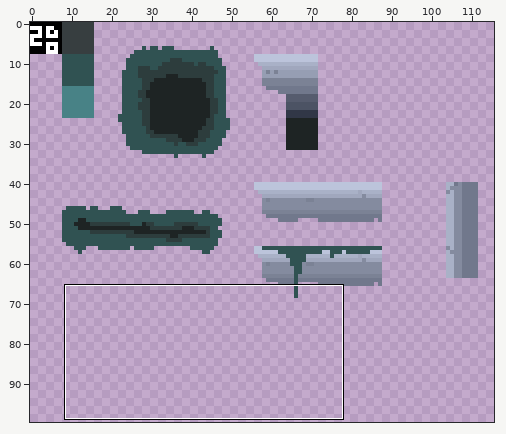
Pixel-art file, stored at scenes/terrain/terrain.aseprite. The picture above shows the old version from afar; the outline marks the close-up.
Close-up. The starting point:
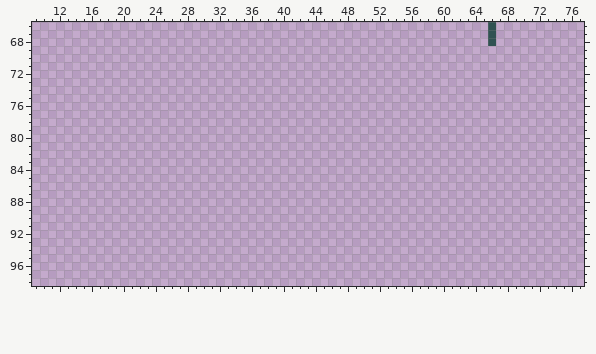
128x128 pixels, 1 frame. Colours within 5 levels of each other are drawn and written as one. Shown: x 9..77, y 66..98. The wide view leaves out empty margins. The commit also changed other parts of the picture, which this record leaves out.
After:
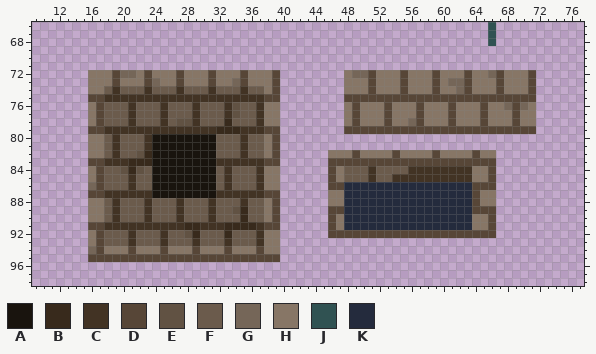
Palette (. is transparent): A #19140e  B #382a1c  C #423324  D #574637  E #615243  F #6b5b4c  G #756658  H #877666  J #305252  K #242b3d
Change:
@@ x 9..77 @@
 71 .....................................................................
-72 .....................................................................
-73 .....................................................................
-74 .....................................................................
-75 .....................................................................
-76 .....................................................................
-77 .....................................................................
-78 .....................................................................
-79 .....................................................................
-80 .....................................................................
-81 .....................................................................
-82 .....................................................................
-83 .....................................................................
-84 .....................................................................
-85 .....................................................................
-86 .....................................................................
-87 .....................................................................
-88 .....................................................................
-89 .....................................................................
-90 .....................................................................
-91 .....................................................................
-92 .....................................................................
-93 .....................................................................
-94 .....................................................................
-95 .....................................................................
+72 .......HHHDGGHDHHHDHHHDHHHDHHHD........HGGDHHHDHHHDHHHDHHGDHHHD......
+73 .......HHHDHHHDGHHDHHHDHHGDHHHD........HHHDHHHDHHHDHGGDHHHDHHHD......
+74 .......HHFCFFFCFFFCFFFCFFFCFFHD........HHHDHHHDHHHDHHGDHHHDHHHD......
+75 .......DDCCCCCCCCCCCCCCCCCCCCDD........DDDDDDDDDDDDDDDDDDDDDDDD......
+76 .......HDFFFCFFFCFFFCFFFCEFFCHH........HDHHHDHHHDHHHDHHHDHHGDGH......
+77 .......HDFFFCFFFCFFFCFFFCEFFCHH........HDHHHDHHHDHHHDHHHDHHHDHH......
+78 .......HDFFFCFFFCFEECFFFBFFFCHH........HDHHHDHHGDHHHDHHHDHHHDHH......
+79 .......DDCCCCCCCCCCCCCCBBBCCCDD........DDDDDDDDDDDDDDDDDDDDDDDD......
+80 .......HHFCFFFCAAAAAAAAFFFCFFHD......................................
+81 .......HHFCFFFCAAAAAAAAFFFCFFHD......................................
+82 .......HHFCFFEBAAAAAAAAFFFCFFHD......HHHDHHHHDHHHHDHHHHDHH...........
+83 .......DDCCCBBBAAAAAAAACCCCCCDD......DDDDDDDDDDDDDDDDDDDDD...........
+84 .......HDFFEBEFAAAAAAAAFCFFFCHH......DHFFFCFFFFCCCCCCCCHHD...........
+85 .......HDFFFCFFAAAAAAAAFCFFFCHH......DHFFFCFFCCCCCCCCCCHHD...........
+86 .......GDFFFCFFAAAAAAAAFCFFFCHH......DDKKKKKKKKKKKKKKKKDDD...........
+87 .......DDCCCCCCAAAAAAAACCCCCCDD......HHKKKKKKKKKKKKKKKKDHH...........
+88 .......HHFCFFFCFFFCFFFCFFFCFFHD......HHKKKKKKKKKKKKKKKKDHH...........
+89 .......HHFCFFFCFFFCFFFCFFEBFFHD......DDKKKKKKKKKKKKKKKKDDD...........
+90 .......HHFCFFFCFFFCFFFCFFFBFFHD......DHKKKKKKKKKKKKKKKKHHD...........
+91 .......DDCCCCCCCCCCBBCCCBBBBCDD......DHKKKKKKKKKKKKKKKKHHD...........
+92 .......HDFFFCFFFCFFEBFFFBFFFCHH......DDDDDDDDDDDDDDDDDDDDD...........
+93 .......HDFFFCFFFCFFFCFFFCFFFCHH......................................
+94 .......GDHHHDHHHDHHHDHHHDHHHDHH......................................
+95 .......DDDDDDDDDDDDDDDDDDDDDDDD......................................
 96 .....................................................................
Changed places in both close-ups, as pixel boxes (x1, y1, x2, y2):
added: (88, 70, 280, 262)
added: (328, 70, 536, 238)
